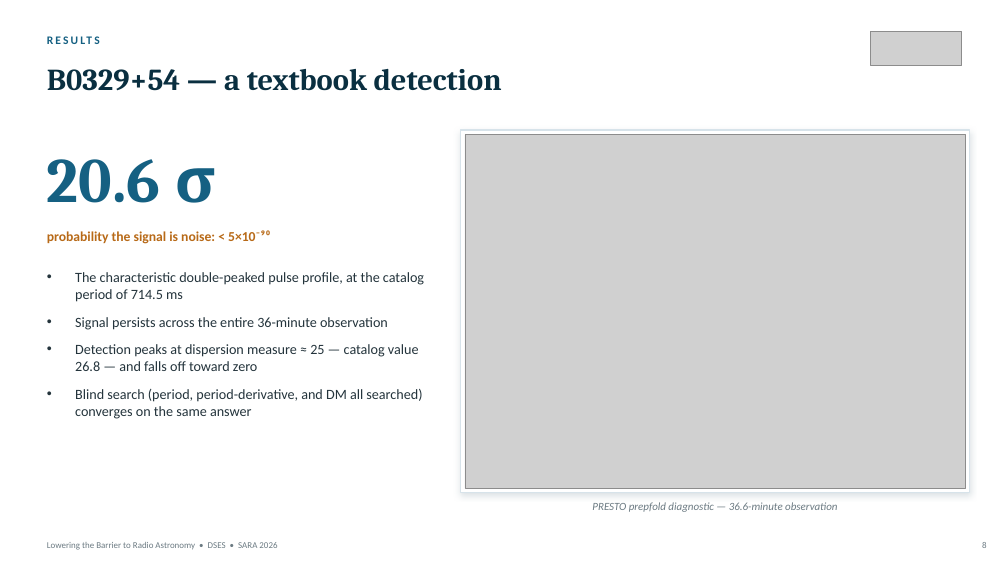
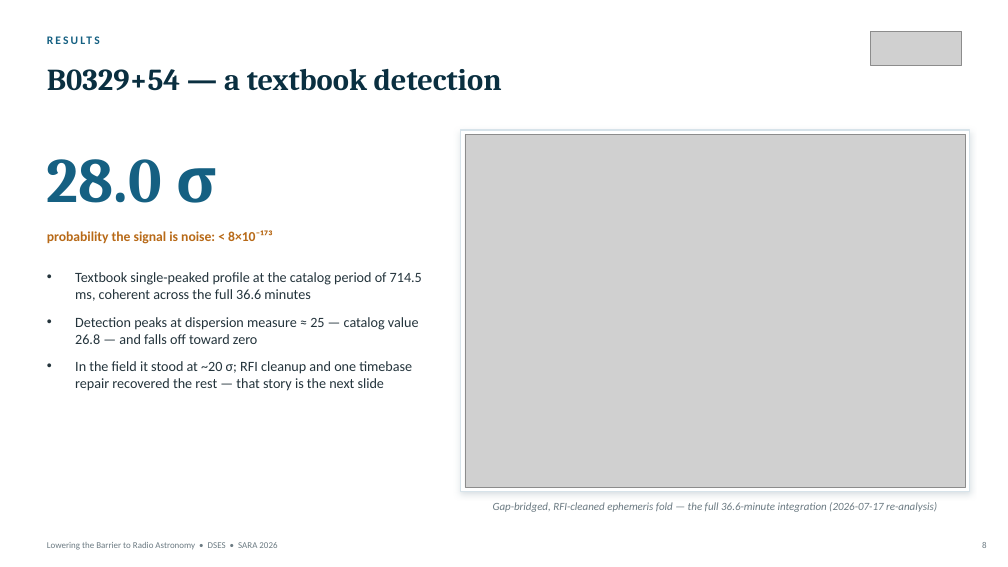
Before and after one commit to K0GD/dses-workbench, a slide deck: slide 8 of reports/sara-2026/Lowering_the_Barrier_to_Radio_Astronomy_SARA_2026.pptx. Drawn at 1008x567 pixels with LibreOffice and Linux fonts; fonts in the diff are those of the drawing; grey boxes stand for pictures. Boxes give left, top, right and bottom in pixels: in the first picture for what was removed or moved away, otherwise in the second. Text is boxed around its words. In the diff, an @@ line names an element or a change of style, - is before the commit and + after.

```diff
--- a/reports/sara-2026/Lowering_the_Barrier_to_Radio_Astronomy_SARA_2026.pptx
+++ b/reports/sara-2026/Lowering_the_Barrier_to_Radio_Astronomy_SARA_2026.pptx
@@ text at (47,159,217,203): text changed @@
-20.6 σ
+28.0 σ
@@ text at (47,230,273,244): text changed @@
-probability the signal is noise: < 5×10⁻⁹⁰
+probability the signal is noise: < 8×10⁻¹⁷³
@@ text at (75,272,422,301): text changed @@
-• The characteristic double-peaked pulse profile, at the catalog period of 714.5 ms
-• Signal persists across the entire 36-minute observation
+• Textbook single-peaked profile at the catalog period of 714.5 ms, coherent across the full 36.6 minutes
@@ text at (75,361,412,391): text changed @@
-• Blind search (period, period-derivative, and DM all searched) converges on the same answer
+• In the field it stood at ~20 σ; RFI cleanup and one timebase repair recovered the rest — that story is the next slide
@@ text at (493,502,937,512): text changed @@
-PRESTO prepfold diagnostic — 36.6-minute observation
+Gap-bridged, RFI-cleaned ephemeris fold — the full 36.6-minute integration (2026-07-17 re-analysis)
```
Also in this commit, not shown: 7 other slides changed, 3 slides added, 1 slide removed, 3 other files.
